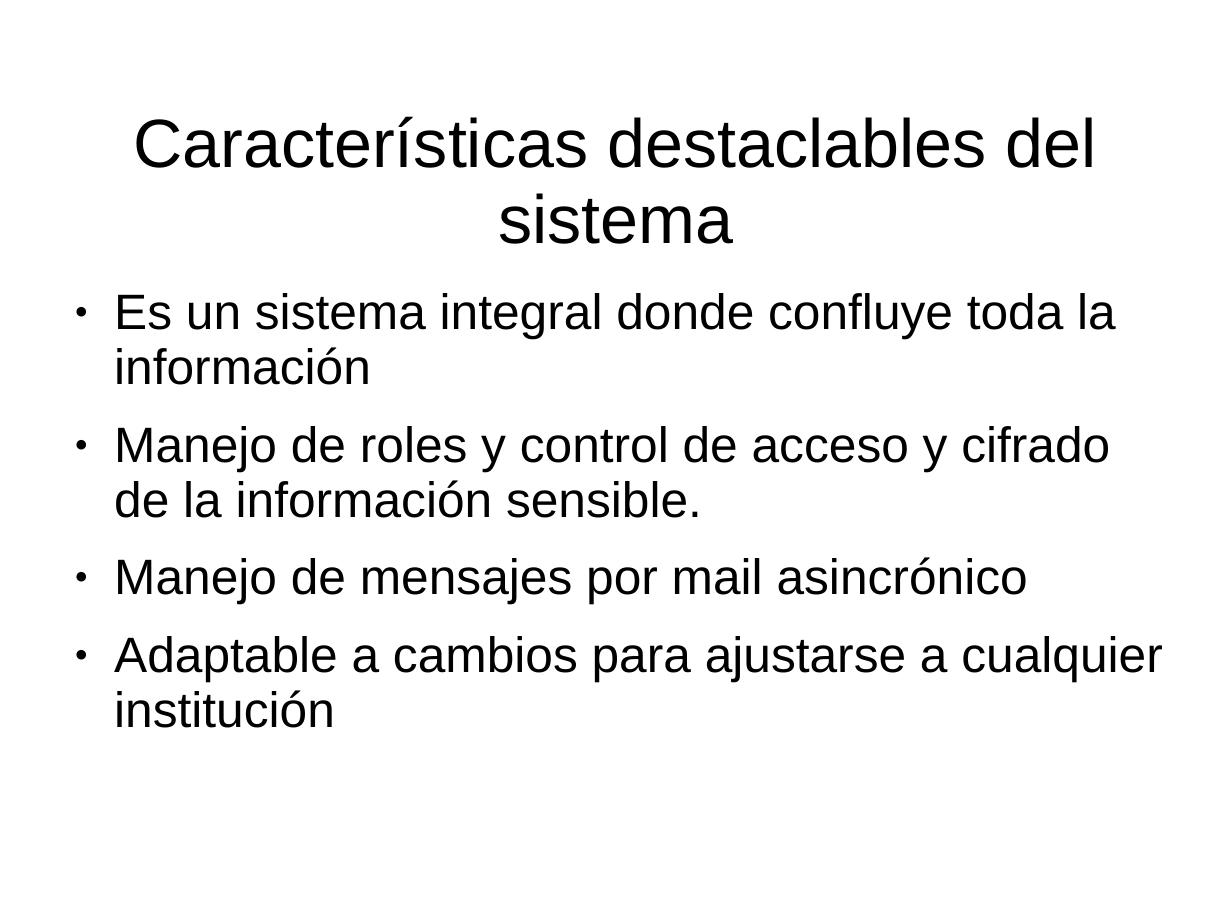
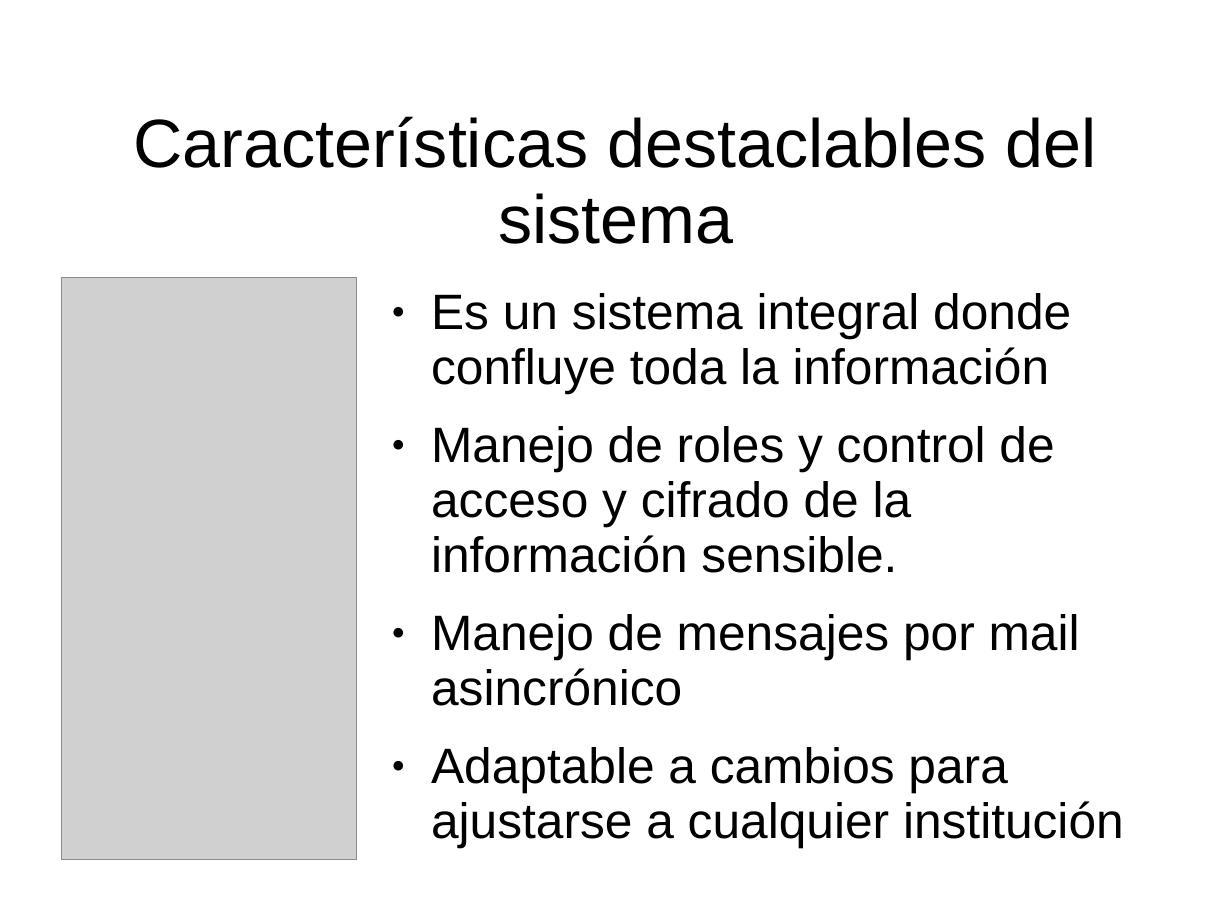
Before and after one commit to afichera/deukin, a slide deck: slide 9 of presentación.ppt. Drawn at 1232x924 pixels with LibreOffice and Linux fonts; fonts in the diff are those of the drawing; grey boxes stand for pictures; background and template pictures are left out. Boxes give left, top, right and bottom in pixels: in the first picture for what was removed or moved away, otherwise in the second. Text is boxed around its words. In the diff, an @@ line names an element or a change of style, - is before the commit and + after.

```diff
--- a/presentación.ppt
+++ b/presentación.ppt
@@ picture added at box(61, 277, 357, 860) @@
@@ text "Es un sistema integral donde ..." rewrapped from box(114, 293, 1163, 728) to box(431, 293, 1124, 848) @@
```
Also in this commit, not shown: 5 other slides changed, 2 slides added, 3 slides removed.
